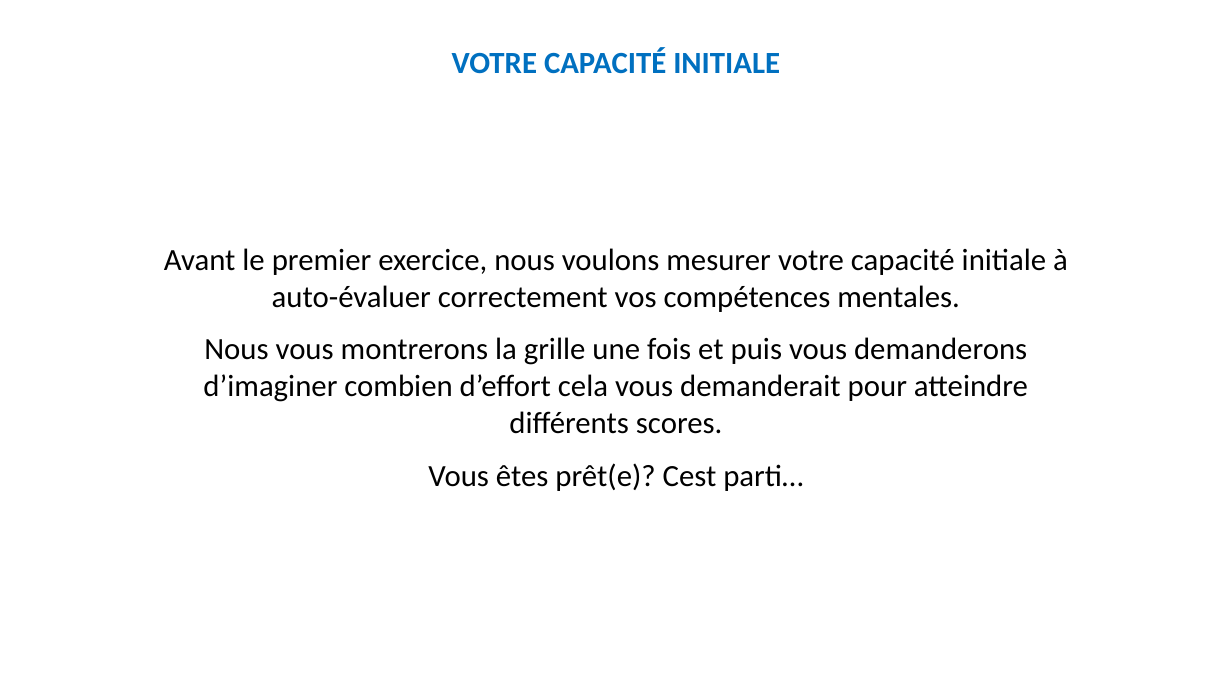
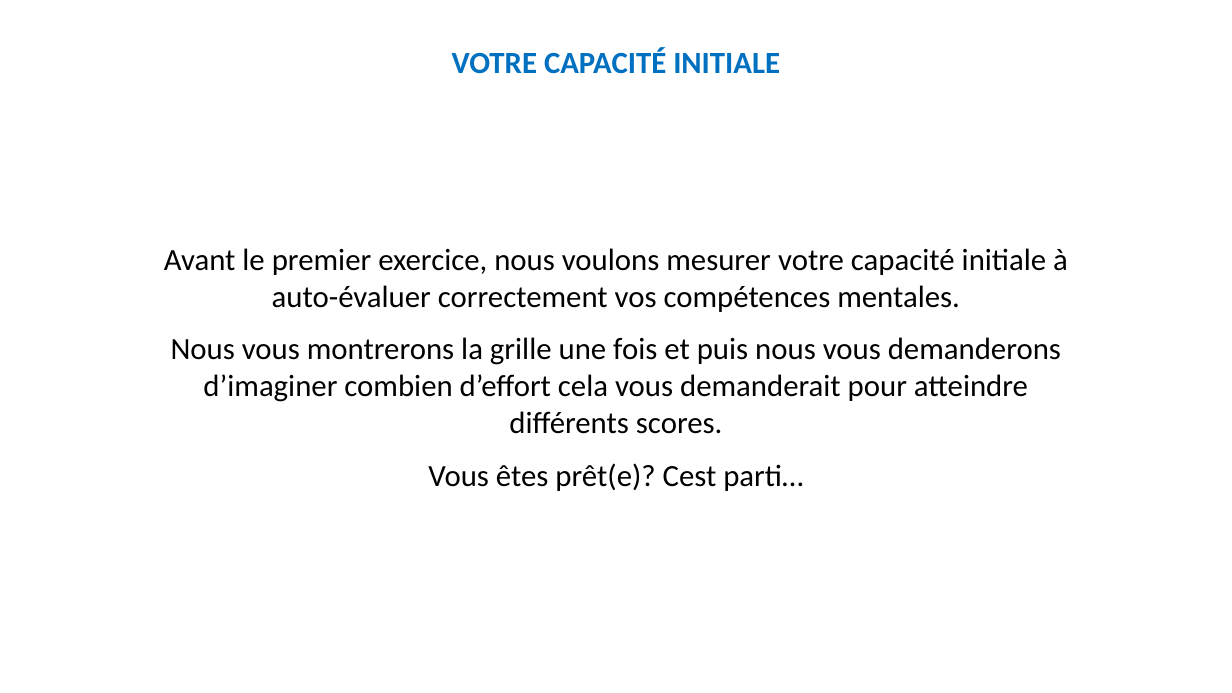
Before and after one commit to MBB-team/Online_Testing, a slide deck: slide 35 of src/SE_ELAN_offline/Stimuli/Instructions_Rewarded.pptx (slide 34 before the commit). Drawn at 1232x693 pixels with LibreOffice and Linux fonts; fonts in the diff are those of the drawing. Boxes give left, top, right and bottom in pixels: in the first picture for what was removed or moved away, otherwise in the second. Text is boxed around its words. In the diff, an @@ line names an element or a change of style, - is before the commit and + after.

```diff
--- a/src/SE_ELAN_offline/Stimuli/Instructions_Rewarded.pptx
+++ b/src/SE_ELAN_offline/Stimuli/Instructions_Rewarded.pptx
@@ text at (171, 337, 1061, 434): text changed @@
-Nous vous montrerons la grille une fois et puis vous demanderons d’imaginer combien d’effort cela vous demanderait pour atteindre différents scores.
+Nous vous montrerons la grille une fois et puis nous vous demanderons d’imaginer combien d’effort cela vous demanderait pour atteindre différents scores.
```
Also in this commit, not shown: 1 other slide changed, 1 slide added, 38 other files.
